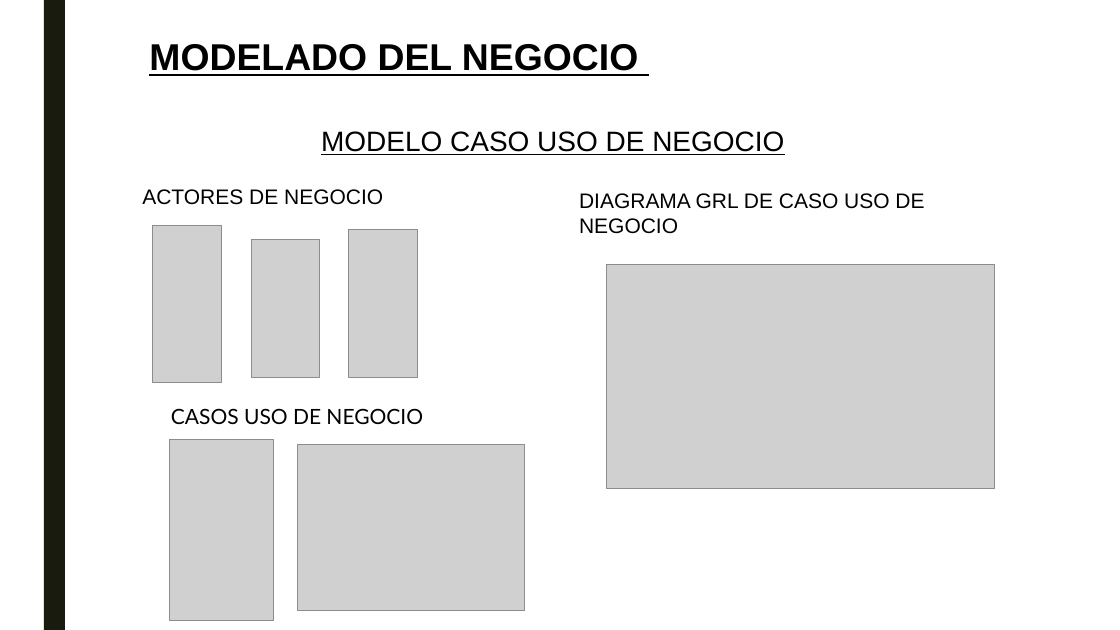
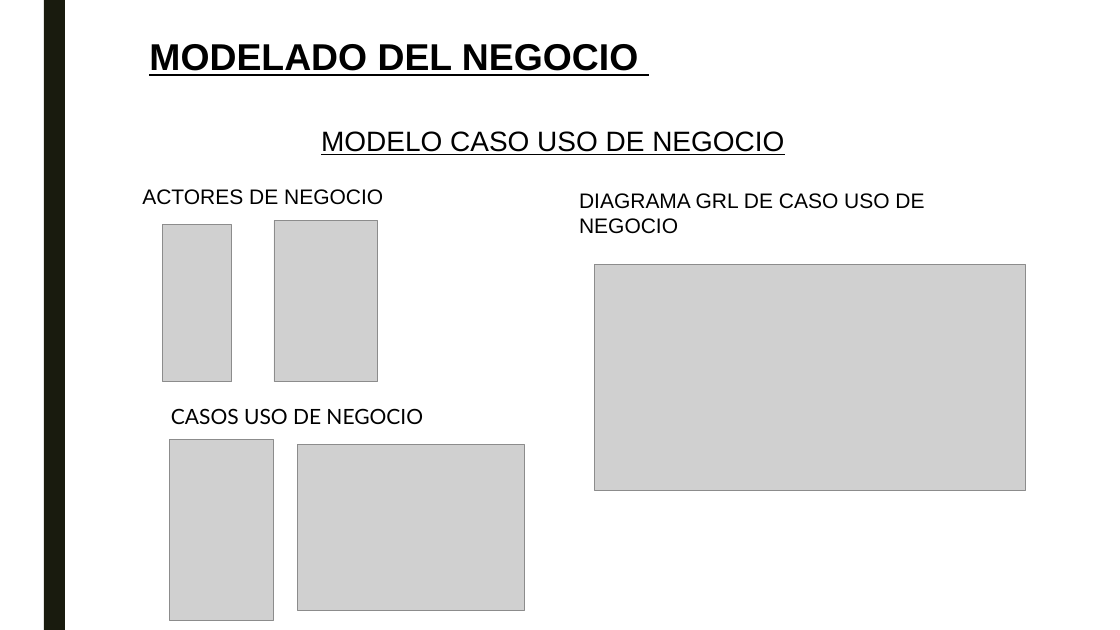
Before and after one commit to cartulina68/ElectroShop, a slide deck: slide 6 of ELECTROSHOP.pptx. Drawn at 1120x630 pixels with LibreOffice and Linux fonts; fonts in the diff are those of the drawing; grey boxes stand for pictures; background and template pictures are left out. Boxes give left, top, right and bottom in pixels: in the first picture for what was removed or moved away, otherwise in the second. Text is boxed around its words. In the diff, an @@ line names an element or a change of style, - is before the commit and + after.

```diff
--- a/ELECTROSHOP.pptx
+++ b/ELECTROSHOP.pptx
@@ picture: place and size @@
-picture at (153,226,223,383)
+picture at (163,225,233,382)
@@ picture removed at (251,239,320,377) @@
@@ picture added at (274,220,377,381) @@
@@ picture removed at (349,229,418,377) @@
@@ picture: place and size @@
-picture at (607,265,995,488)
+picture at (595,265,1025,491)
```
Also in this commit, not shown: 18 other files.
